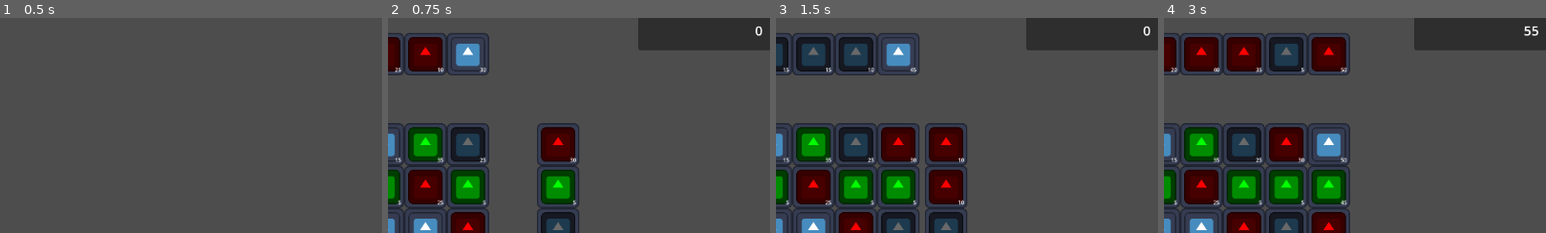
Above: before the commit, frames 1-4 (left to right).
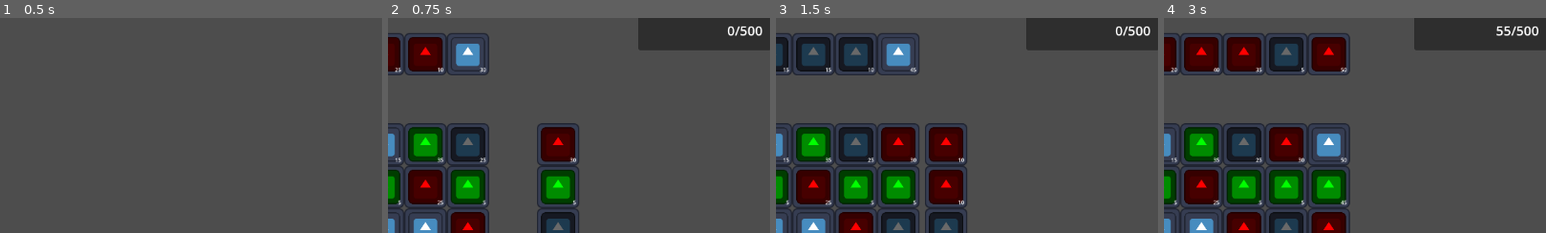
Above: after the commit, the same moments.

Repository: craigmjohnston/ld55
Game: Godot game, scene res://scenes/main.tscn
Two runs of this game, one before a commit and one after it. Both use one fixed random seed, a clock stepped at 60 frames per second and the inputs below. The engine's default icon, where the game draws it, is replaced by a stand-in: a white triangle on a blue panel in a dark square.
Inputs:
- Up to frame 1 (0.5 s): no input
- Up to frame 2 (0.75 s): click "Play" at 0.5 s
- Up to frame 3 (1.5 s): tap Enter at 1.25 s; hold Right (right_upnext) from 1.28 s (still down); hold Space (new_tile) from 1.28 s (still down)
- Up to frame 4 (3 s): release Right (right_upnext) at 2.03 s; release Space (new_tile) at 2.03 s; hold Left (left_upnext) 2.03-2.78 s; tap Space (new_tile) at 2.1 s; tap Enter at 2.75 s; hold Right (right_upnext) from 2.78 s (still down); hold Space (new_tile) from 2.78 s (still down)
The pictures show only the part of the screen within x 48-98%, y 6-56%; the shares and areas given below are measured in that part.

Frame 1 is identical in both runs. In frame 2, 0.2% of the frame differs, in the area x 89-96%, y 3-9%; in frame 3, 0.2%; in frame 4, 0.3%, in the area x 87-98%, y 3-9%.

Commit message:
Winning a level takes you to the next level
Closes LD55-19

Diff:
--- a/levels/test-level.gd
+++ /dev/null
@@ -1 +0,0 @@
-extends "res://Level.gd"
--- a/levels/test-level.tscn
+++ /dev/null
@@ -1,6 +0,0 @@
-[gd_scene load_steps=2 format=3 uid="uid://dwj0pg02osw67"]
-
-[ext_resource type="Script" path="res://levels/test-level.gd" id="1_dc0qy"]
-
-[node name="Test-level" type="Node"]
-script = ExtResource("1_dc0qy")
--- a/prefabs/tile.tscn
+++ b/prefabs/tile.tscn
@@ -1,17 +1,17 @@
 [gd_scene load_steps=3 format=3 uid="uid://d26auvxl1bkiw"]
 
-[ext_resource type="Texture2D" uid="uid://bypp2iy7xlexv" path="res://icon.svg" id="1_30w2j"]
-[ext_resource type="Script" path="res://scripts/Tile.gd" id="2_lq5g5"]
+[ext_resource type="Script" path="res://scripts/Tile.gd" id="1_2audj"]
+[ext_resource type="Texture2D" uid="uid://bypp2iy7xlexv" path="res://icon.svg" id="2_171sn"]
 
 [node name="Tile" type="Node2D"]
-script = ExtResource("2_lq5g5")
+script = ExtResource("1_2audj")
 
 [node name="Background" type="Sprite2D" parent="."]
-texture = ExtResource("1_30w2j")
+texture = ExtResource("2_171sn")
 
 [node name="Icon" type="Sprite2D" parent="."]
 scale = Vector2(0.8, 0.8)
-texture = ExtResource("1_30w2j")
+texture = ExtResource("2_171sn")
 
 [node name="Label" type="Label" parent="."]
 offset_left = 15.0
--- /dev/null
+++ b/scenes/game.tscn
@@ -0,0 +1,41 @@
+[gd_scene load_steps=3 format=3 uid="uid://difl85lx3ufmj"]
+
+[ext_resource type="Script" path="res://scripts/Board.gd" id="1_5ruee"]
+[ext_resource type="PackedScene" uid="uid://d26auvxl1bkiw" path="res://prefabs/tile.tscn" id="2_quhus"]
+
+[node name="GameScene" type="Node"]
+
+[node name="Board" type="Node2D" parent="."]
+position = Vector2(2.08165e-12, 2.08165e-12)
+script = ExtResource("1_5ruee")
+tile_scn = ExtResource("2_quhus")
+max_dimensions = Vector2i(8, 8)
+tile_size = Vector2(64, 64)
+
+[node name="UpNextLeft" type="Node2D" parent="."]
+position = Vector2(-264, 2.08165e-12)
+script = ExtResource("1_5ruee")
+tile_scn = ExtResource("2_quhus")
+max_dimensions = Vector2i(1, 10)
+tile_size = Vector2(128, 128)
+
+[node name="UpNextRight" type="Node2D" parent="."]
+position = Vector2(200, 2.08165e-12)
+script = ExtResource("1_5ruee")
+tile_scn = ExtResource("2_quhus")
+max_dimensions = Vector2i(1, 10)
+tile_size = Vector2(128, 128)
+
+[node name="UpNextTop" type="Node2D" parent="."]
+position = Vector2(2.08165e-12, -264)
+script = ExtResource("1_5ruee")
+tile_scn = ExtResource("2_quhus")
+max_dimensions = Vector2i(10, 1)
+tile_size = Vector2(128, 128)
+
+[node name="UpNextBottom" type="Node2D" parent="."]
+position = Vector2(2.08165e-12, 200)
+script = ExtResource("1_5ruee")
+tile_scn = ExtResource("2_quhus")
+max_dimensions = Vector2i(10, 1)
+tile_size = Vector2(128, 128)
--- a/scenes/gameplay.tscn
+++ b/scenes/gameplay.tscn
@@ -1,8 +1,16 @@
-[gd_scene load_steps=5 format=3 uid="uid://cc4awbml225ro"]
+[gd_scene load_steps=7 format=3 uid="uid://cc4awbml225ro"]
 
 [ext_resource type="Script" path="res://scripts/Game Manager.gd" id="1_3sv4e"]
-[ext_resource type="PackedScene" uid="uid://d26auvxl1bkiw" path="res://prefabs/tile.tscn" id="3_7mfkw"]
-[ext_resource type="Script" path="res://scripts/Board.gd" id="3_7wchs"]
+[ext_resource type="Script" path="res://scripts/Level.gd" id="2_kxu0u"]
+[ext_resource type="PackedScene" uid="uid://difl85lx3ufmj" path="res://scenes/game.tscn" id="3_l52he"]
+
+[sub_resource type="Resource" id="Resource_iqxxp"]
+script = ExtResource("2_kxu0u")
+target_score = 500
+
+[sub_resource type="Resource" id="Resource_m0jsd"]
+script = ExtResource("2_kxu0u")
+target_score = 750
 
 [sub_resource type="LabelSettings" id="LabelSettings_wvvlj"]
 font_size = 20
@@ -13,44 +21,10 @@
 
 [node name="Game Manager" type="Node" parent="." node_paths=PackedStringArray("score_label")]
 script = ExtResource("1_3sv4e")
-target_score = 500
+game_scene = ExtResource("3_l52he")
 max_turns = 4
 score_label = NodePath("../Score Panel/Label")
-
-[node name="Board" type="Node2D" parent="Game Manager"]
-position = Vector2(2.08165e-12, 2.08165e-12)
-script = ExtResource("3_7wchs")
-tile_scn = ExtResource("3_7mfkw")
-max_dimensions = Vector2i(8, 8)
-tile_size = Vector2(64, 64)
-
-[node name="UpNextLeft" type="Node2D" parent="Game Manager"]
-position = Vector2(-264, 2.08165e-12)
-script = ExtResource("3_7wchs")
-tile_scn = ExtResource("3_7mfkw")
-max_dimensions = Vector2i(1, 10)
-tile_size = Vector2(128, 128)
-
-[node name="UpNextRight" type="Node2D" parent="Game Manager"]
-position = Vector2(200, 2.08165e-12)
-script = ExtResource("3_7wchs")
-tile_scn = ExtResource("3_7mfkw")
-max_dimensions = Vector2i(1, 10)
-tile_size = Vector2(128, 128)
-
-[node name="UpNextTop" type="Node2D" parent="Game Manager"]
-position = Vector2(2.08165e-12, -264)
-script = ExtResource("3_7wchs")
-tile_scn = ExtResource("3_7mfkw")
-max_dimensions = Vector2i(10, 1)
-tile_size = Vector2(128, 128)
-
-[node name="UpNextBottom" type="Node2D" parent="Game Manager"]
-position = Vector2(2.08165e-12, 200)
-script = ExtResource("3_7wchs")
-tile_scn = ExtResource("3_7mfkw")
-max_dimensions = Vector2i(10, 1)
-tile_size = Vector2(128, 128)
+levels = Array[ExtResource("2_kxu0u")]([SubResource("Resource_iqxxp"), SubResource("Resource_m0jsd")])
 
 [node name="Score Panel" type="Panel" parent="."]
 anchors_preset = 1
--- a/scripts/Game Manager.gd
+++ b/scripts/Game Manager.gd
@@ -3,25 +3,35 @@
 signal win
 signal lose
 
-@export var target_score: int
+@export var game_scene: PackedScene
 @export var max_turns: int
 @export var score_label: Label
+@export var levels: Array[Level]
 
-@onready var board: Board = $Board
-@onready var upnext_right: Board = $UpNextRight
-@onready var upnext_left: Board = $UpNextLeft
-@onready var upnext_top: Board = $UpNextTop
-@onready var upnext_bottom: Board = $UpNextBottom
+var board: Board
+var upnext_right: Board
+var upnext_left: Board
+var upnext_top: Board
+var upnext_bottom: Board
 
 var rng = RandomNumberGenerator.new()
 var turn_counter = 0
 var game_over = false
+
+var current_game_scene: Node
+var current_level_index: int
+var current_level: Level
 
 # At the start of the game we generate the board
 # And every turn we generate the UpNext boards
 # The "length" (depending on orientation) of the UpNexts matches the board
 
 func _ready():
+	load_level(0)
+
+func load_level(index: int):
+	current_level_index = index
+	current_level = levels[index]
 	start()
 
 func _input(event):
@@ -56,6 +66,21 @@
 		end_turn()
 
 func start():
+	game_over = false
+	turn_counter = 0
+
+	if current_game_scene != null:
+		current_game_scene.queue_free()
+
+	current_game_scene = game_scene.instantiate()
+	add_child(current_game_scene)
+
+	board = current_game_scene.get_node("Board")
+	upnext_left = current_game_scene.get_node("UpNextLeft")
+	upnext_right = current_game_scene.get_node("UpNextRight")
+	upnext_top = current_game_scene.get_node("UpNextTop")
+	upnext_bottom = current_game_scene.get_node("UpNextBottom")
+
 	# generate the main board
 	var tiles = generate_tiles(4, 4)
 	board.set_tiles(tiles)
@@ -69,7 +94,7 @@
 	upnext_bottom.max_dimensions = Vector2i(board.max_dimensions.x, 1)
 	upnext_bottom.tile_size = board.tile_size
 
-	score_label.text = "0"
+	score_label.text = "0/" + str(current_level.target_score)
 
 	start_turn()
 
@@ -119,11 +144,15 @@
 		upnext_bottom.disable()
 
 	var score = board.calculate_score()
-	score_label.text = str(score)
+	score_label.text = str(score) + "/" + str(current_level.target_score)
 
 	turn_counter += 1
 
-	if score > target_score:
+	if score > current_level.target_score:
+		if levels.size() > current_level_index + 1:
+			load_level(current_level_index + 1)
+			return
+		# all the levels have been completed
 		win.emit()
 		game_over = true
 		return
--- a/scripts/Level.gd
+++ b/scripts/Level.gd
@@ -1,3 +1,5 @@
 extends Resource
 
+class_name Level
+
 @export var target_score: int
